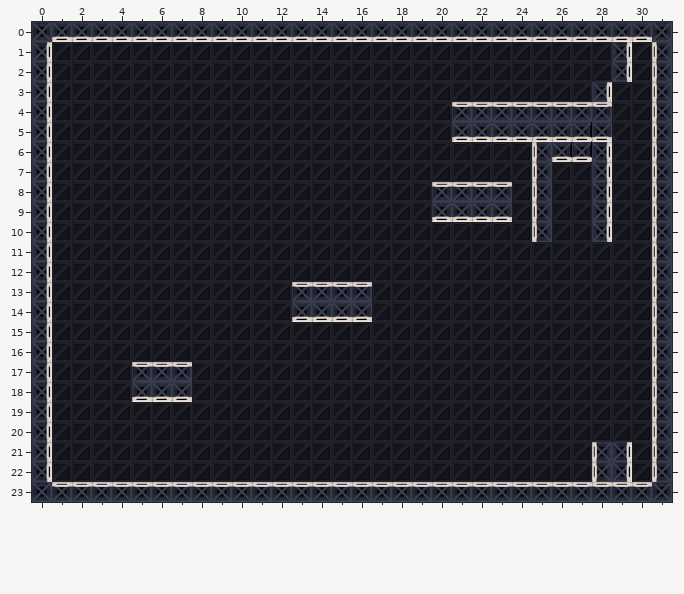
Tiled map: src/map/960x720 (2).tmx. The first picture shows the starting point.
Cells are 30x30 px. Shown: x 0..31, y 0..23.
New version:
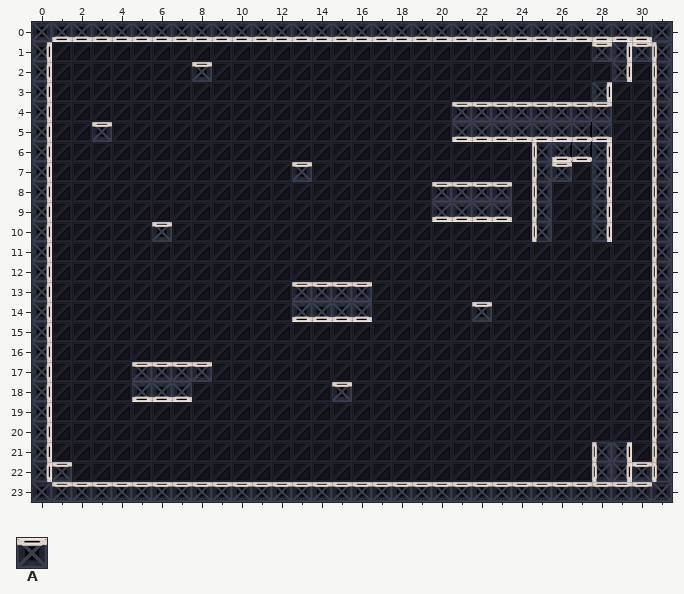
Key: from "TileSet (30)": A 1.
_ is an empty cell.
Tiles of an added or newly shown layer are drawn over the layers below it.
Diff:
Layer "Rwd" (added):
y 1: x 28 _ -> A; x 30 _ -> A
y 2: x 8 _ -> A
y 5: x 3 _ -> A
y 7: x 13 _ -> A; x 26 _ -> A
y 10: x 6 _ -> A
y 14: x 22 _ -> A
y 17: x 8 _ -> A
y 18: x 15 _ -> A
y 22: x 1 _ -> A; x 30 _ -> A
